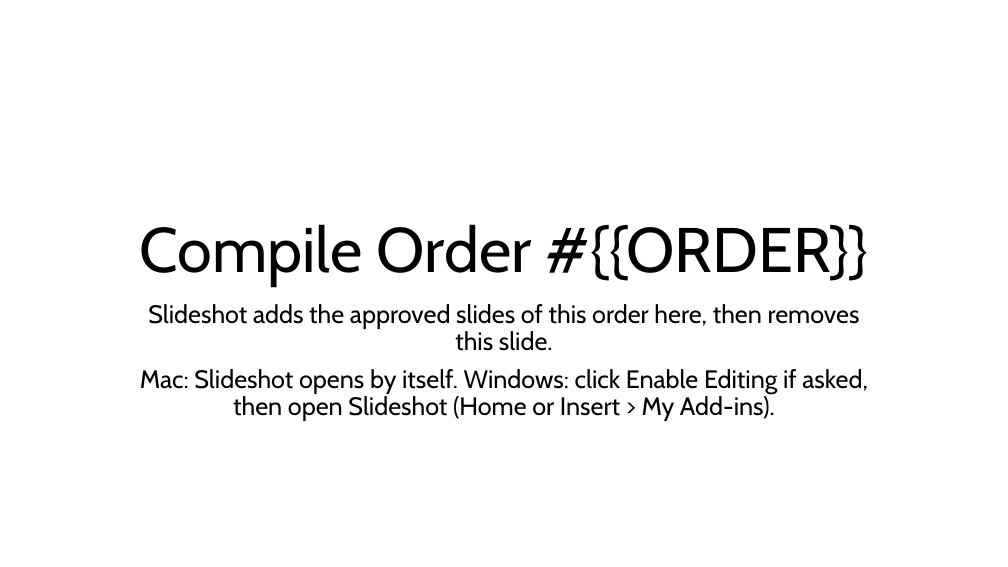
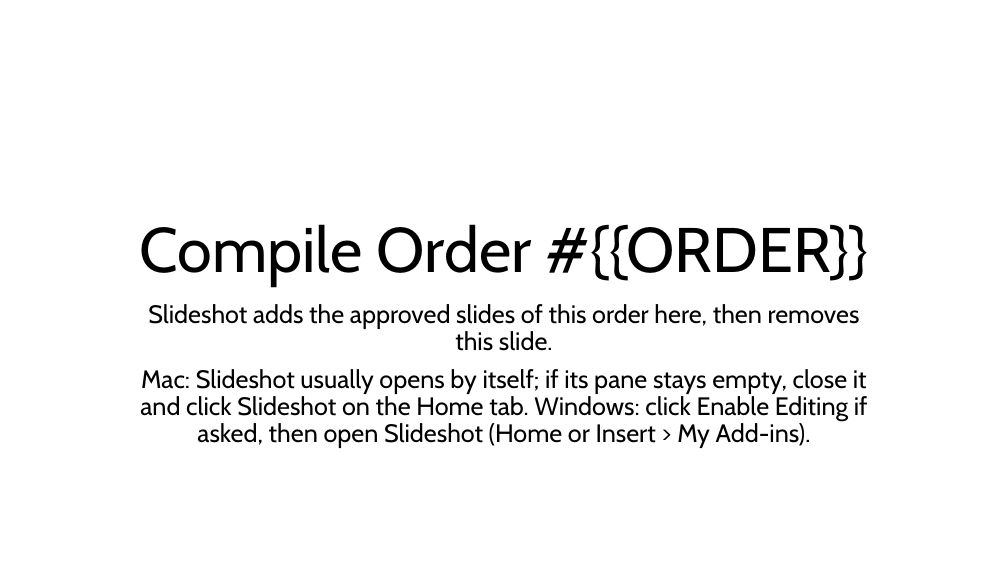
Before and after one commit to Ridhoofrahman/Slide-preview-automation, a slide deck: slide 1 of slide-qa-marker/assets/compile-starter.pptx. Drawn at 1008x567 pixels with LibreOffice and Linux fonts; fonts in the diff are those of the drawing. Boxes give left, top, right and bottom in pixels: in the first picture for what was removed or moved away, otherwise in the second. Text is boxed around its words. In the diff, an @@ line names an element or a change of style, - is before the commit and + after.

```diff
--- a/slide-qa-marker/assets/compile-starter.pptx
+++ b/slide-qa-marker/assets/compile-starter.pptx
@@ subtitle at [140, 369, 868, 448]: text changed @@
-Mac: Slideshot opens by itself. Windows: click Enable Editing if asked, then open Slideshot (Home or Insert > My Add-ins).
+Mac: Slideshot usually opens by itself; if its pane stays empty, close it and click Slideshot on the Home tab. Windows: click Enable Editing if asked, then open Slideshot (Home or Insert > My Add-ins).
```
Also in this commit, not shown: 3 other files.
